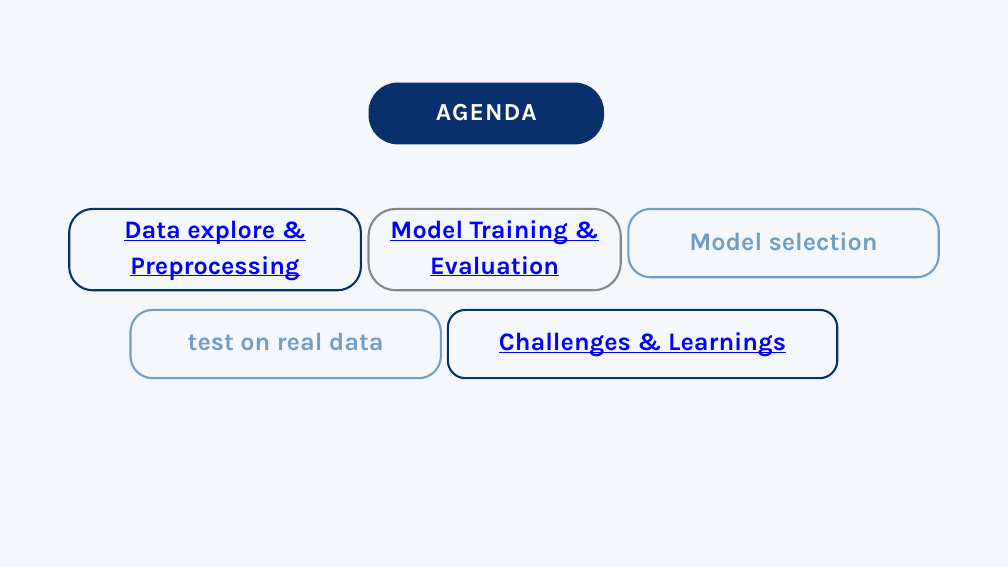
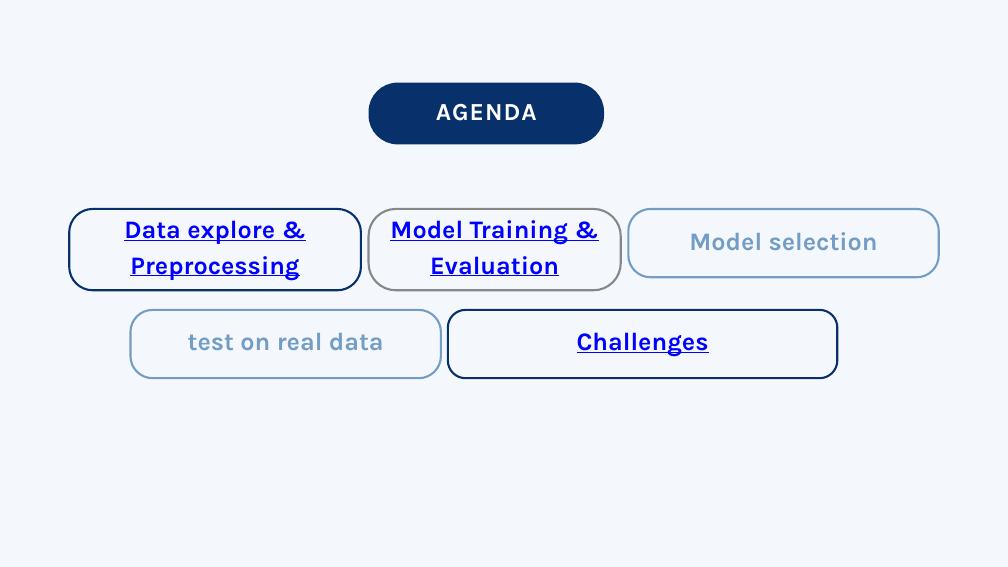
Before and after one commit to mehdhar-saggaf/NLP-news-classification-fake-real-, a slide deck: slide 2 of NLP_project/NLP-news-classification-fake-real/presentation/NLP-news-classification-fake-real.pptx. Drawn at 1008x567 pixels with LibreOffice and Linux fonts; fonts in the diff are those of the drawing. Boxes give left, top, right and bottom in pixels: in the first picture for what was removed or moved away, otherwise in the second. Text is boxed around its words. In the diff, an @@ line names an element or a change of style, - is before the commit and + after.

```diff
--- a/NLP_project/NLP-news-classification-fake-real/presentation/NLP-news-classification-fake-real.pptx
+++ b/NLP_project/NLP-news-classification-fake-real/presentation/NLP-news-classification-fake-real.pptx
@@ text at (x1=577, y1=332, x2=709, y2=357): text changed @@
-Challenges & Learnings
+Challenges
```
Also in this commit, not shown: 3 other slides changed, 1 slide added.
